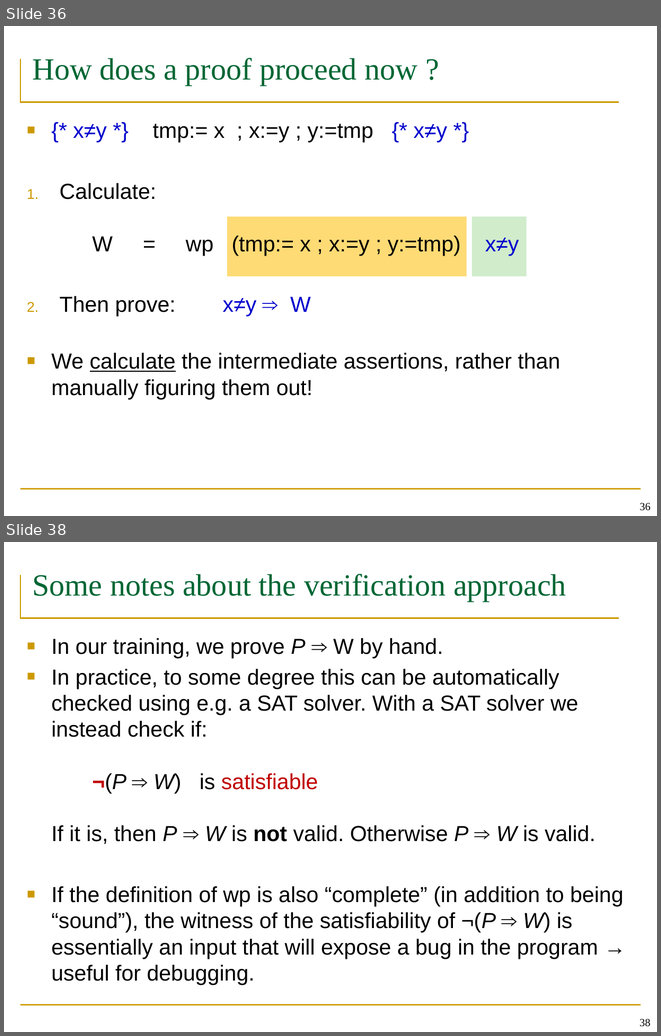
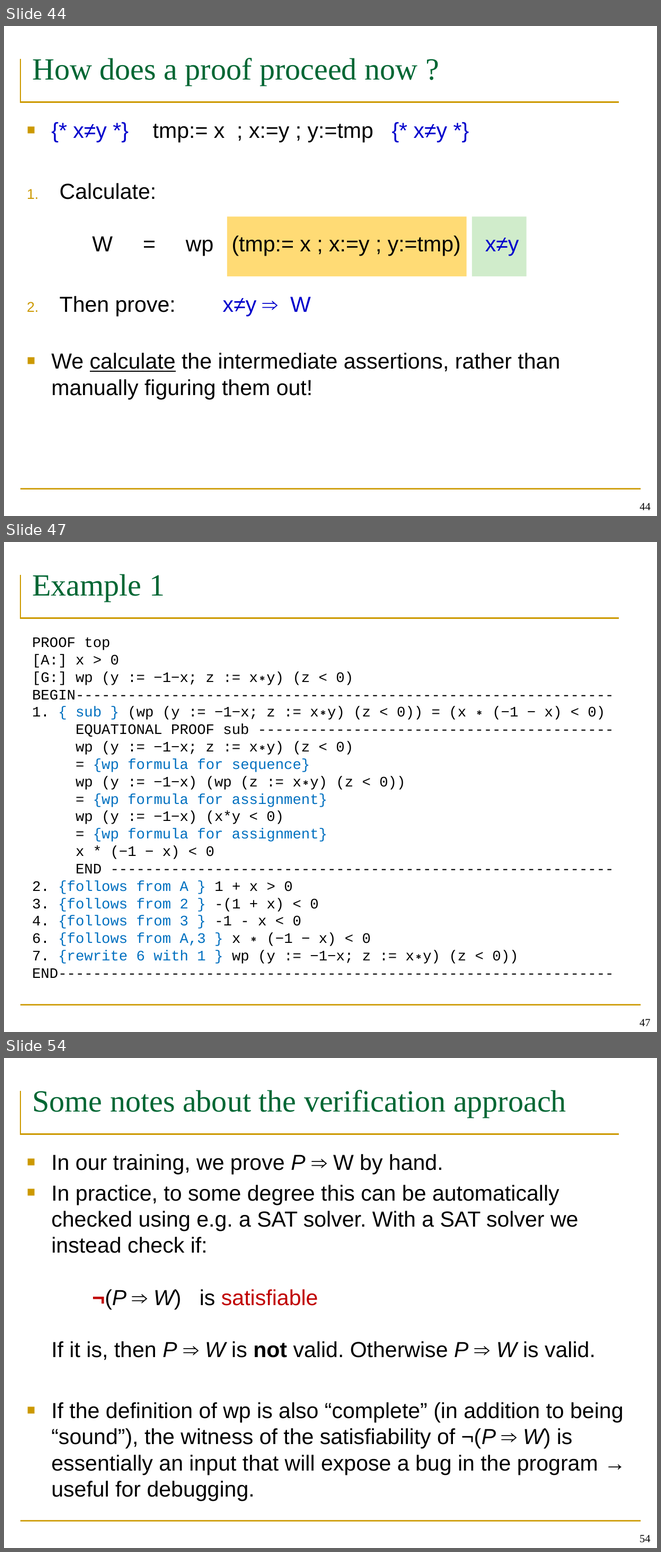
Before and after one commit to wooshrow/b3stv, a slide deck: slides/week-22-paige.pptx. Shown one above the other, each under a label of ours: slides 36 and 38 before the commit, slides 44, 47 and 54 after it; the slides between them are not shown. The pictures are 661x1036 and 661x1552 pixels, drawn with LibreOffice and Linux fonts; fonts in the diff are those of the drawing. Boxes give left, top, right and bottom in pixels: in the first picture for what was removed or moved away, otherwise in the second. Text is boxed around its words. In the diff, an @@ line names an element or a change of style, - is before the commit and + after.

```diff
--- a/slides/week-22-paige.pptx
+++ b/slides/week-22-paige.pptx
@@ slide 47 added at <box>4,542,657,1032</box>, background #FFFFFF; not listed: 2 template elements that a slide beside it also shows @@
@@ title added at <box>32,574,165,601</box>, 34 pt, text #006633 @@
+Example 1
@@ text added at <box>32,637,614,978</box>, 16 pt, text #000000 @@
+PROOF top
+[A:] x > 0
+[G:] wp (y := −1−x; z := x∗y) (z < 0)
+BEGIN--------------------------------------------------------------
+1. { sub } (wp (y := −1−x; z := x∗y) (z < 0)) = (x ∗ (−1 − x) < 0)
+EQUATIONAL PROOF sub -----------------------------------------
+wp (y := −1−x; z := x∗y) (z < 0)
+= {wp formula for sequence}
+wp (y := −1−x) (wp (z := x∗y) (z < 0))
+= {wp formula for assignment}
+wp (y := −1−x) (x*y < 0)
+= {wp formula for assignment}
+x * (−1 − x) < 0
+END ----------------------------------------------------------
+2. {follows from A } 1 + x > 0
+3. {follows from 2 } -(1 + x) < 0
+4. {follows from 3 } -1 - x < 0
+6. {follows from A,3 } x ∗ (−1 − x) < 0
+7. {rewrite 6 with 1 } wp (y := −1−x; z := x∗y) (z < 0))
+END----------------------------------------------------------------
@@ page number added at <box>639,1018,650,1026</box>, 12 pt, text #000000 @@
+47
@@ what was slide 36 is now slide 44 @@
@@ page number at <box>639,502,650,510</box>: text changed @@
-36
+44
@@ what was slide 38 is now slide 54 @@
@@ page number at <box>639,1534,650,1542</box>: text changed @@
-38
+54
```
Also in this commit, not shown: 7 slides changed, 17 other slides added, 1 other file.
